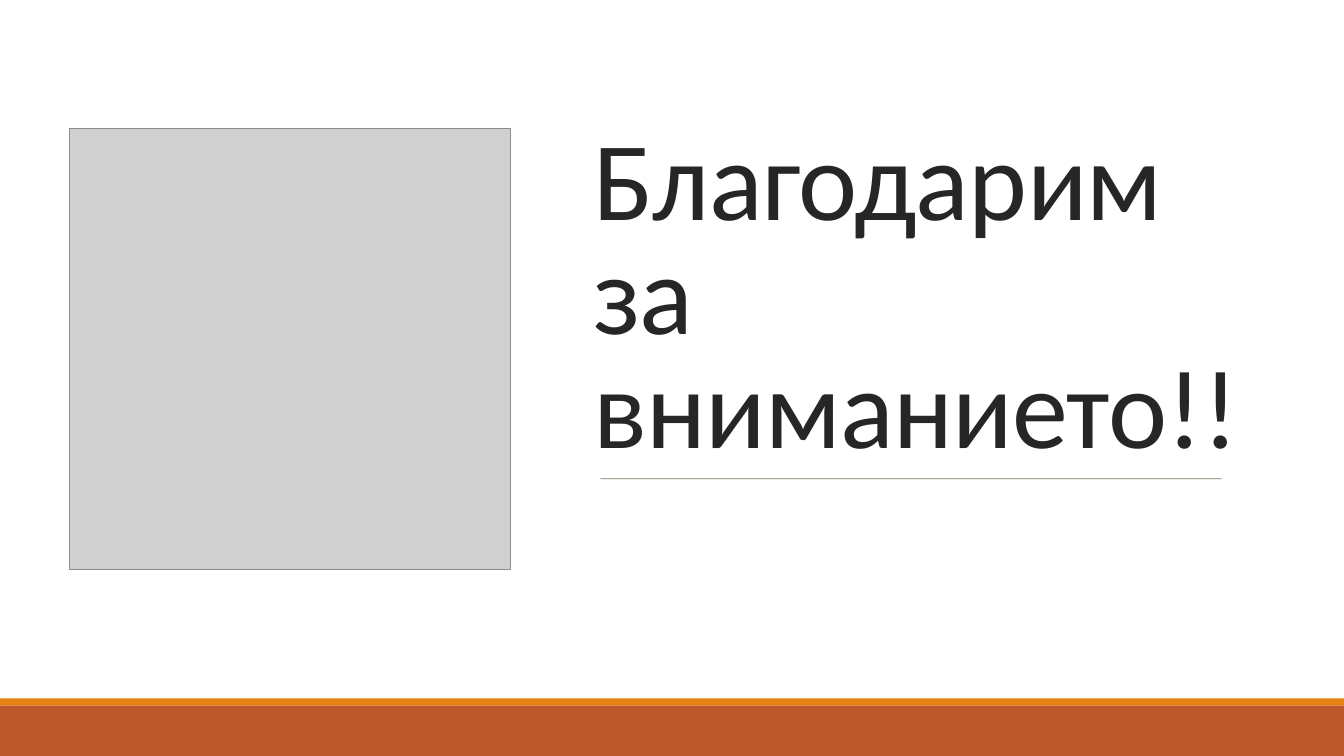
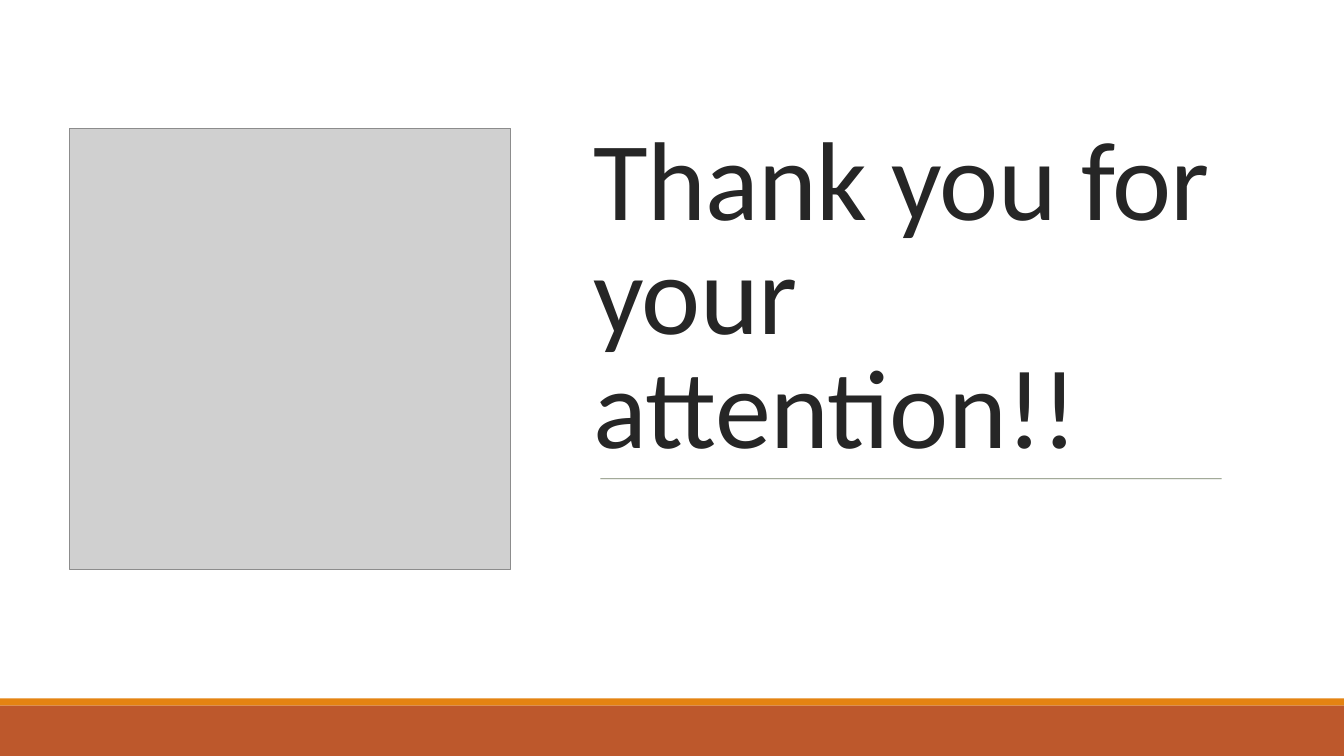
Before and after one commit to INMihaylov19/Dos, a slide deck: slide 7 of Documents/Presentation.pptx. Drawn at 1344x756 pixels with LibreOffice and Linux fonts; fonts in the diff are those of the drawing; grey boxes stand for pictures. Boxes give left, top, right and bottom in pixels: in the first picture for what was removed or moved away, otherwise in the second. Text is boxed around its words. In the diff, an @@ line names an element or a change of style, - is before the commit and + after.

```diff
--- a/Documents/Presentation.pptx
+++ b/Documents/Presentation.pptx
@@ title at (593,142,1209,449): text changed @@
-Благодарим за вниманието!!
+Thank you for your attention!!
```
Also in this commit, not shown: 5 other slides changed.
